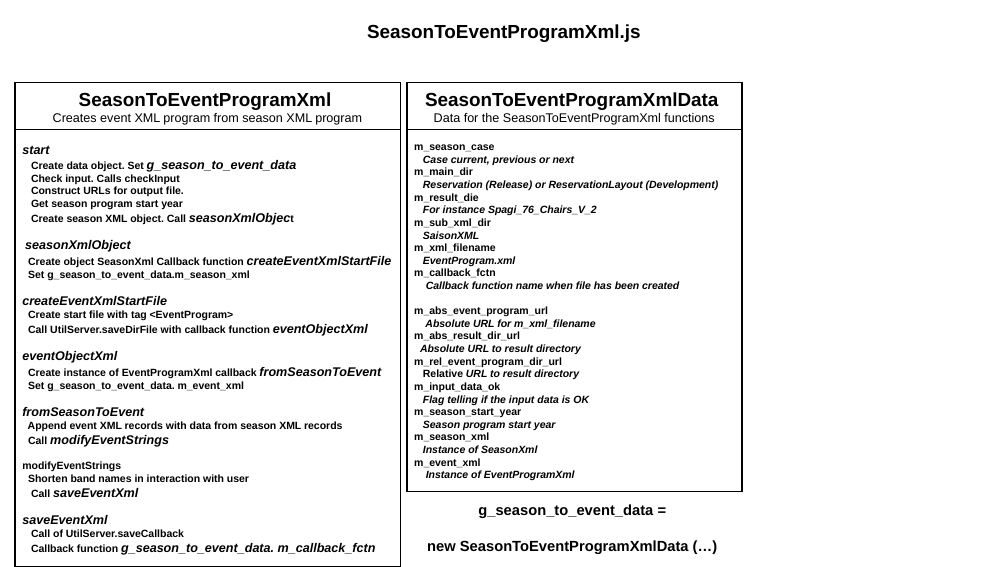
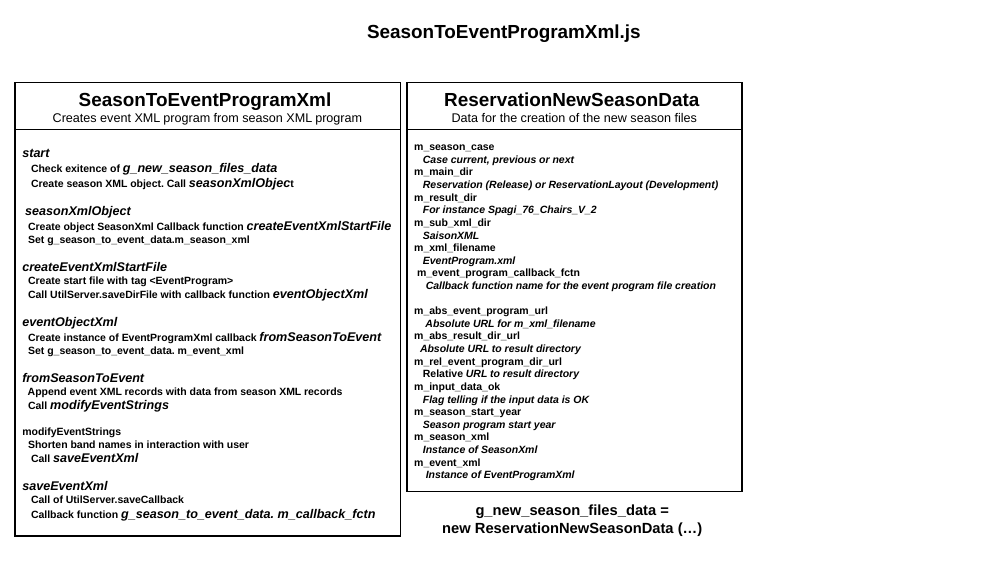
Before and after one commit to JazzLiveAarau/WwwReservationLayout, a slide deck: slide 2 of Description/ResrvationNewSeason.pptx. Drawn at 1008x567 pixels with LibreOffice and Linux fonts; fonts in the diff are those of the drawing. Boxes give left, top, right and bottom in pixels: in the first picture for what was removed or moved away, otherwise in the second. Text is boxed around its words. In the diff, an @@ line names an element or a change of style, - is before the commit and + after.

Commit message:
Start class CreateXmlEventFiles

```diff
--- a/Description/ResrvationNewSeason.pptx
+++ b/Description/ResrvationNewSeason.pptx
@@ text in rectangle at (444, 92, 699, 122): text changed @@
-SeasonToEventProgramXmlData
-Data for the SeasonToEventProgramXml functions
+ReservationNewSeasonData
+Data for the creation of the new season files
@@ rectangle "start": place and size @@
-rectangle "start" at (15, 130, 401, 567)
+rectangle "start" at (15, 130, 401, 537)
@@ text in rectangle at (31, 163, 277, 175): text changed; size 10 to 12 pt; italic on @@
-Create data object. Set g_season_to_event_data
-Check input. Calls checkInput
-Construct URLs for output file.
-Get season program start year
+Check exitence of g_new_season_files_data
@@ text in rectangle at (414, 193, 477, 203): text changed @@
-m_result_die
+m_result_dir
@@ text in rectangle at (417, 268, 716, 292): text changed @@
-m_callback_fctn
-Callback function name when file has been created
+m_event_program_callback_fctn
+Callback function name for the event program file creation
@@ text at (442, 504, 674, 533): text changed @@
-g_season_to_event_data =
-new SeasonToEventProgramXmlData (…)
+g_new_season_files_data =
+new ReservationNewSeasonData (…)
```
Also in this commit, not shown: 5 other files.
